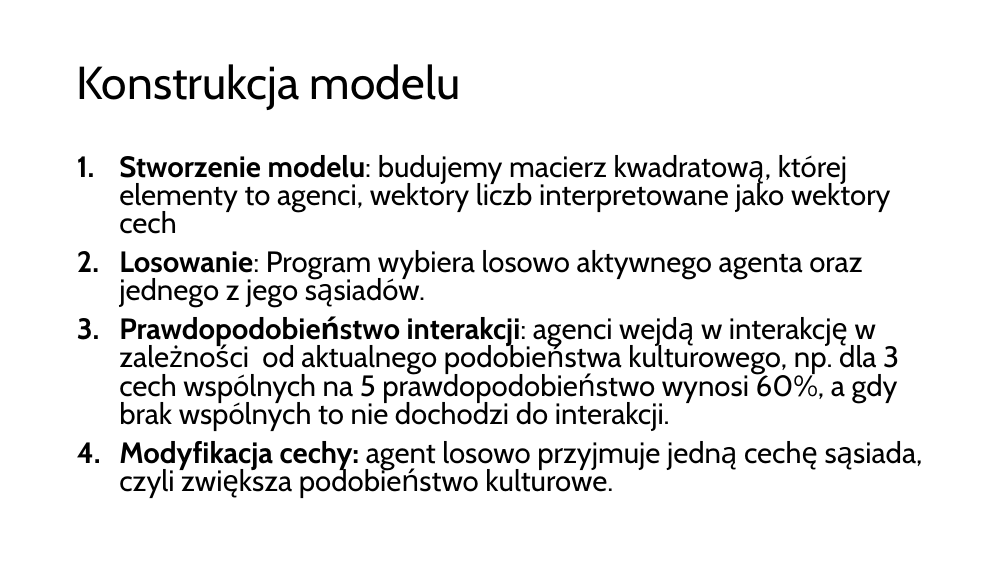
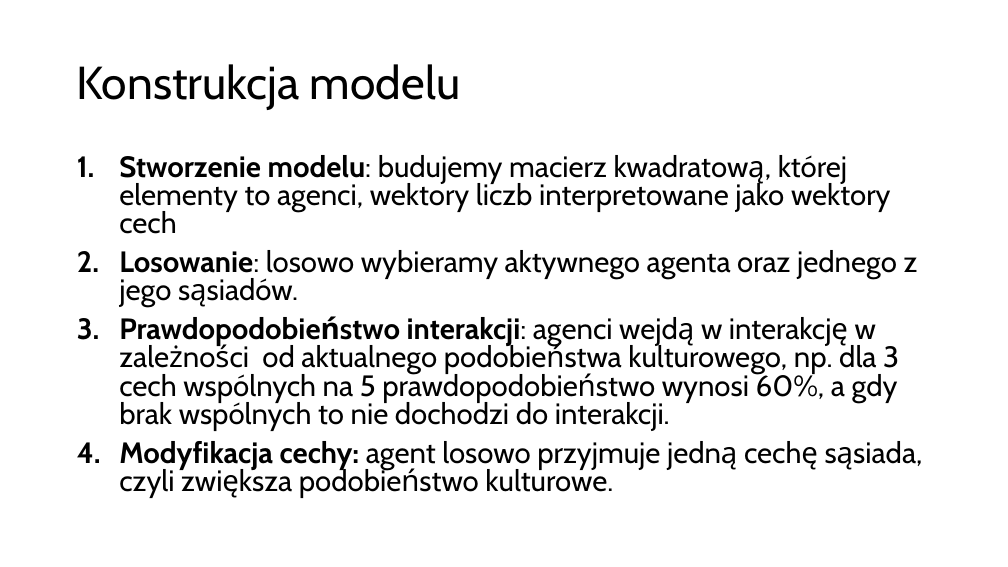
Before and after one commit to Karol-Garbaczewski/Axelrod_model, a slide deck: slide 3 of ModelAxelroda_prezentacja.pptx. Drawn at 1008x567 pixels with LibreOffice and Linux fonts; fonts in the diff are those of the drawing. Boxes give left, top, right and bottom in pixels: in the first picture for what was removed or moved away, otherwise in the second. Text is boxed around its words. In the diff, an @@ line names an element or a change of style, - is before the commit and + after.

```diff
--- a/ModelAxelroda_prezentacja.pptx
+++ b/ModelAxelroda_prezentacja.pptx
@@ text at [119,250,918,307]: text changed @@
-2. Losowanie: Program wybiera losowo aktywnego agenta oraz jednego z jego sąsiadów.
+2. Losowanie: losowo wybieramy aktywnego agenta oraz jednego z jego sąsiadów.
```
Also in this commit, not shown: 3 other slides changed, 6 slides added, 4 slides removed.
